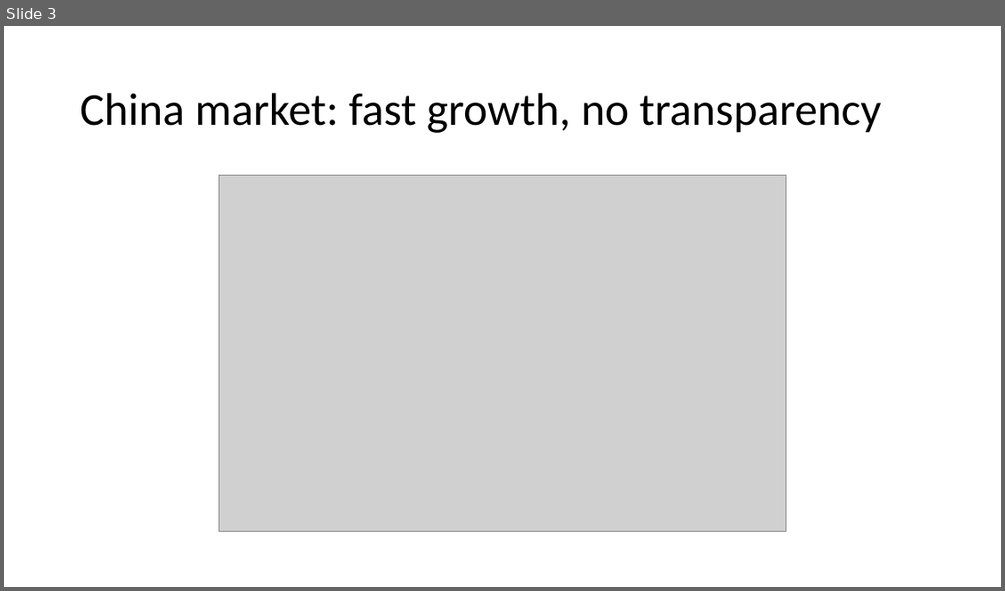
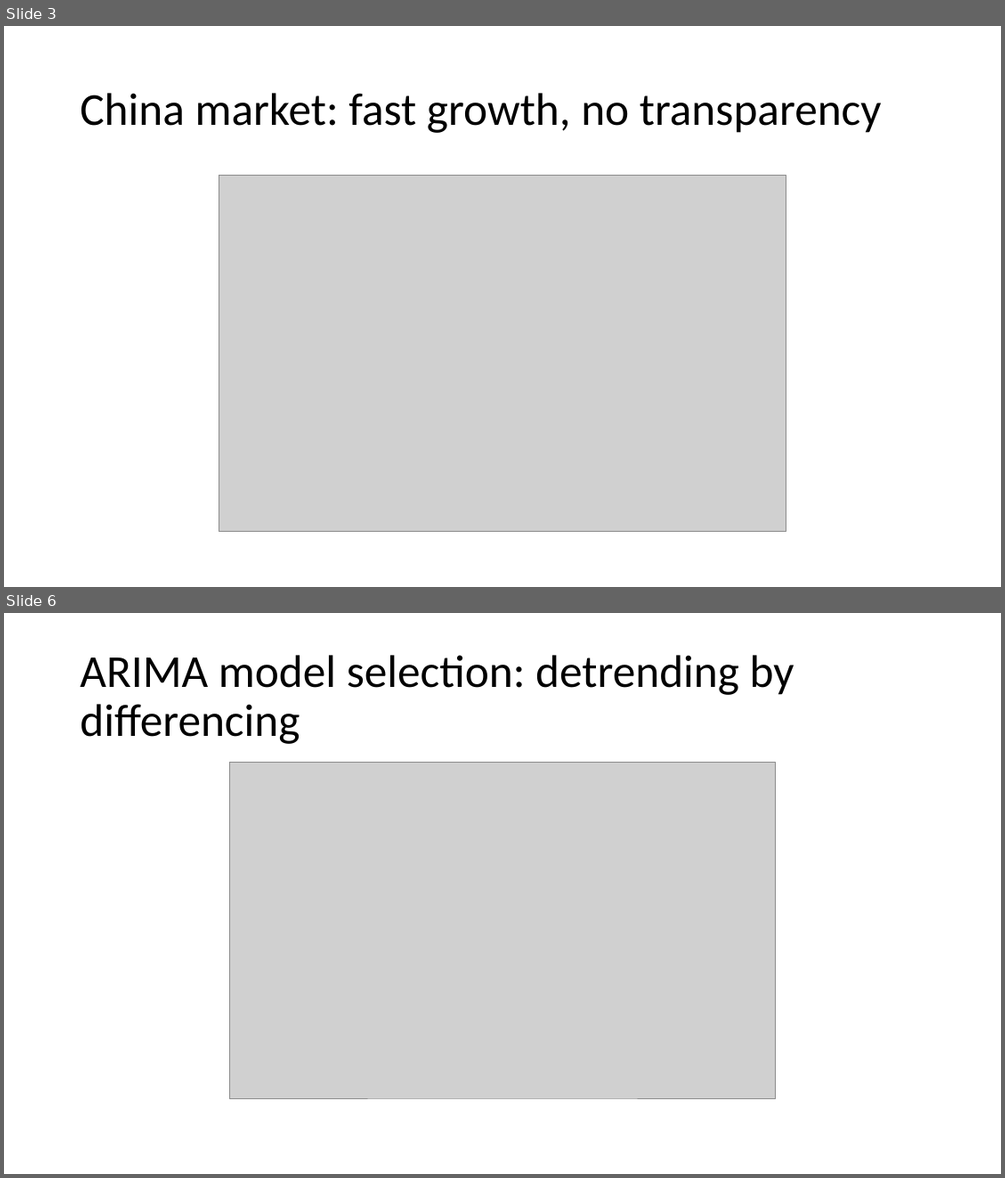
Before and after one commit to artem-chemist-learning/W271, a slide deck: HW/HW_13/Iodine sales forecast for China market.pptx. Shown one above the other, each under a label of ours: slide 3 before the commit, slides 3 and 6 after it; the slides between them are not shown. The pictures are 1005x591 and 1005x1178 pixels, drawn with LibreOffice and Linux fonts; fonts in the diff are those of the drawing; grey boxes stand for pictures. Boxes give left, top, right and bottom in pixels: in the first picture for what was removed or moved away, otherwise in the second. Text is boxed around its words. In the diff, an @@ line names an element or a change of style, - is before the commit and + after.

```diff
--- a/HW/HW_13/Iodine sales forecast for China market.pptx
+++ b/HW/HW_13/Iodine sales forecast for China market.pptx
@@ slide 6 added at (x1=4, y1=613, x2=1001, y2=1174), background #FFFFFF @@
@@ title added at (x1=80, y1=655, x2=794, y2=744), 44 pt, text #000000 @@
+ARIMA model selection: detrending by differencing
@@ picture added at (x1=230, y1=762, x2=775, y2=1098) @@
```
Also in this commit, not shown: 3 slides changed, 4 other slides added, 2 slides removed, 3 other files.
